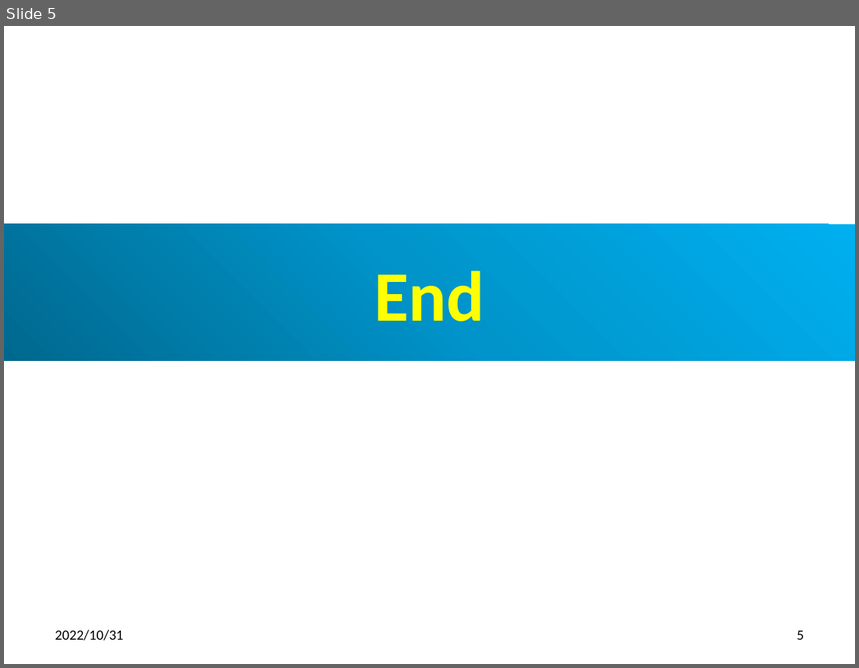
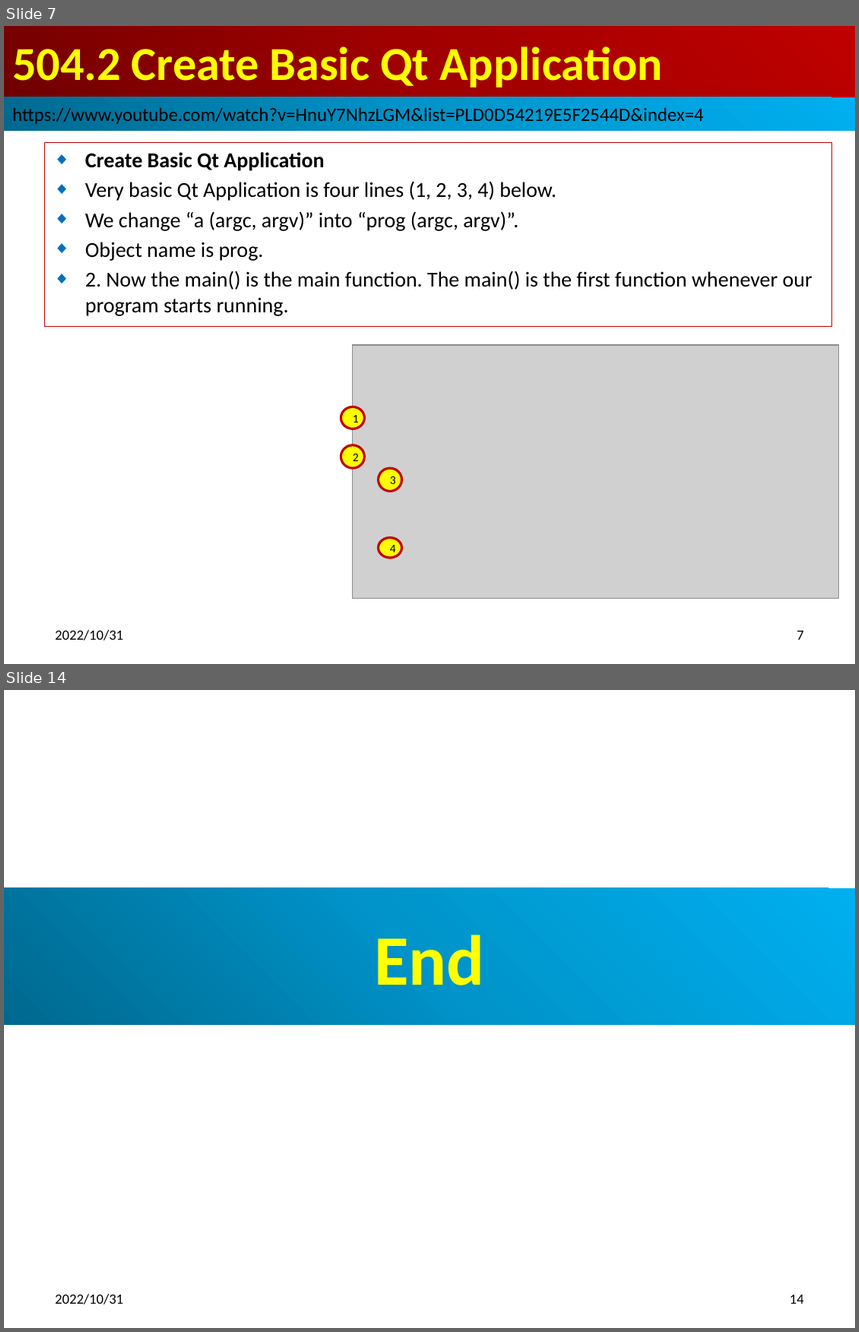
Before and after one commit to peterhchen/012_Qt, a slide deck: 504_Basic_QtApp.pptx. Shown one above the other, each under a label of ours: slide 5 before the commit, slides 7 and 14 after it; the slides between them are not shown. The pictures are 859x668 and 859x1332 pixels, drawn with LibreOffice and Linux fonts; fonts in the diff are those of the drawing; grey boxes stand for pictures. Boxes give left, top, right and bottom in pixels: in the first picture for what was removed or moved away, otherwise in the second. Text is boxed around its words. In the diff, an @@ line names an element or a change of style, - is before the commit and + after.

```diff
--- a/504_Basic_QtApp.pptx
+++ b/504_Basic_QtApp.pptx
@@ slide 7 added at <box>4,26,855,664</box>, background #FFFFFF @@
@@ title added at <box>4,26,855,97</box>, fill gradient #720000 to #A20000 to #C00000, 40 pt, text #FFFF00, bold @@
+504.2 Create Basic Qt Application
@@ rectangle added at <box>4,97,855,131</box>, fill gradient #00688E to #0094CA to #00B0F0, 16 pt, text #000000 @@
+https://www.youtube.com/watch?v=HnuY7NhzLGM&list=PLD0D54219E5F2544D&index=4
@@ subtitle added at <box>45,142,832,326</box>, outline #C00000 0.75 pt, 18 pt, text #000000 @@
+◆ Create Basic Qt Application
+◆ Very basic Qt Application is four lines (1, 2, 3, 4) below.
+◆ We change “a (argc, argv)” into “prog (argc, argv)”.
+◆ Object name is prog.
+◆ 2. Now the main() is the main function. The main() is the first function whenever our program starts running.
@@ picture added at <box>353,345,839,599</box> @@
@@ ellipse added at <box>341,408,365,430</box>, fill #FFFF00, outline #C00000 2 pt, 10 pt, text #000000 @@
+1
@@ ellipse added at <box>341,446,365,468</box>, fill #FFFF00, outline #C00000 2 pt, 10 pt, text #000000 @@
+2
@@ ellipse added at <box>379,468,402,492</box>, fill #FFFF00, outline #C00000 2 pt, 10 pt, text #000000 @@
+3
@@ ellipse added at <box>379,537,402,558</box>, fill #FFFF00, outline #C00000 2 pt, 10 pt, text #000000 @@
+4
@@ text added at <box>55,630,123,641</box>, 12 pt, text #000000 @@
+2022/10/31
@@ page number added at <box>797,631,804,640</box>, 12 pt, text #000000 @@
+7
@@ what was slide 5 is now slide 14 @@
@@ page number at <box>790,1295,804,1304</box>: text changed @@
-5
+14
```
Also in this commit, not shown: 2 slides changed, 8 other slides added, 1 other file.
